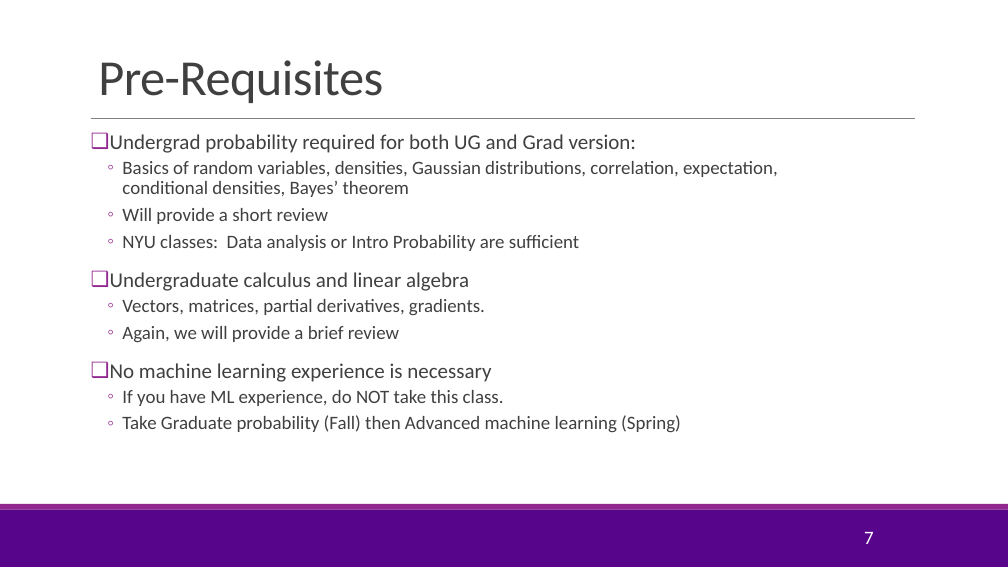
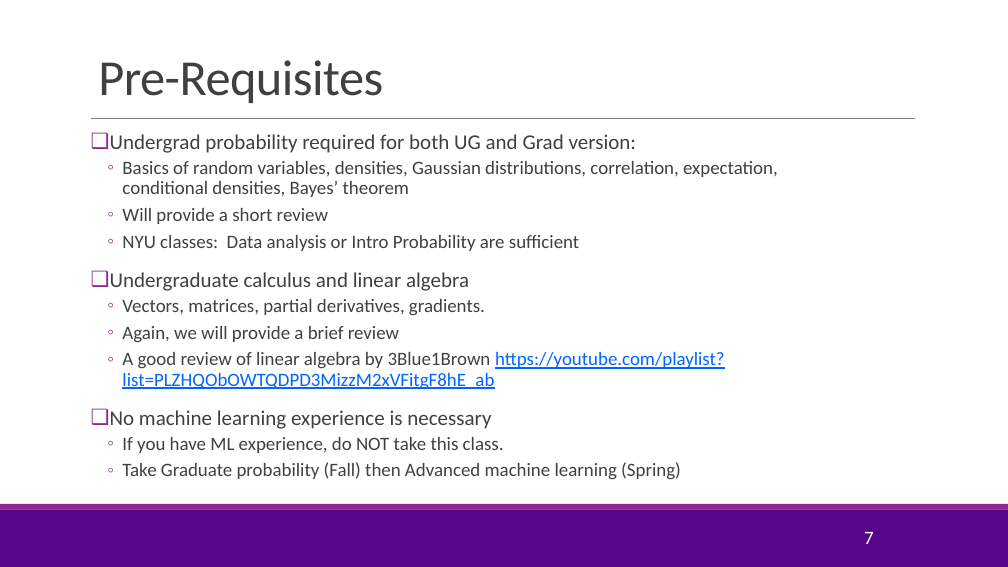
Before and after one commit to pliugithub/MachineLearning, a slide deck: slide 7 of lectures/CourseAdmin.pptx. Drawn at 1008x567 pixels with LibreOffice and Linux fonts; fonts in the diff are those of the drawing; background and template pictures are left out. Boxes give left, top, right and bottom in pixels: in the first picture for what was removed or moved away, otherwise in the second. Text is boxed around its words. In the diff, an @@ line names an element or a change of style, - is before the commit and + after.

```diff
--- a/lectures/CourseAdmin.pptx
+++ b/lectures/CourseAdmin.pptx
@@ text at (122, 352, 725, 390): paragraph added @@
+  ◦ A good review of linear algebra by 3Blue1Brown https://youtube.com/playlist?list=PLZHQObOWTQDPD3MizzM2xVFitgF8hE_ab
```
Also in this commit, not shown: 2 other slides changed, 2 other files.
